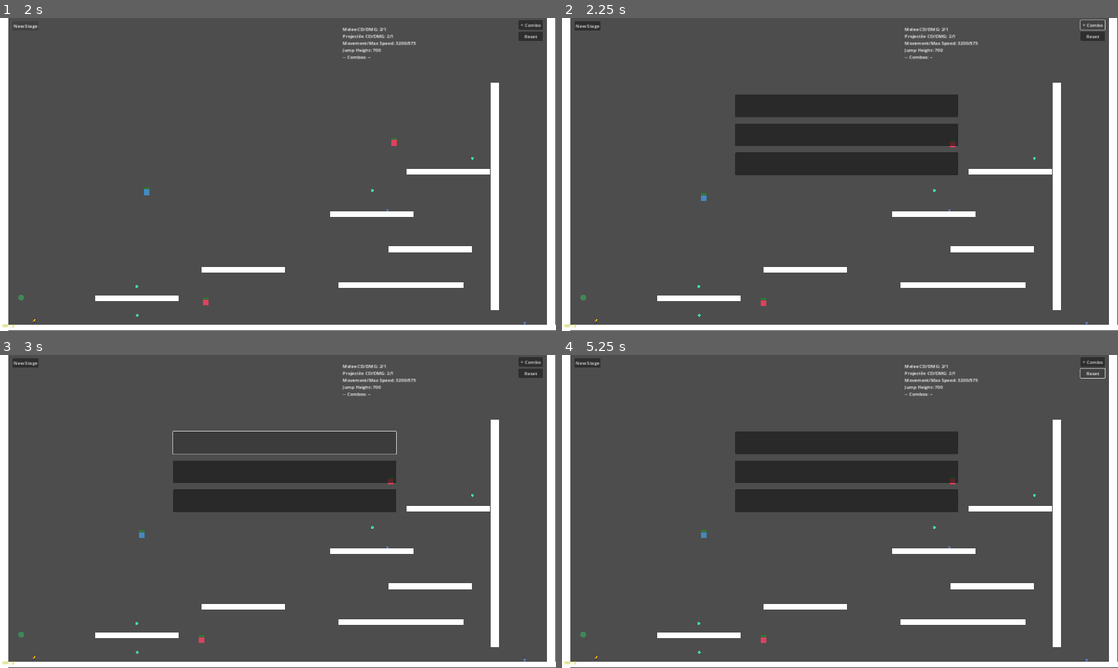
Above: before the commit, frames 1-4 (two rows, left to right).
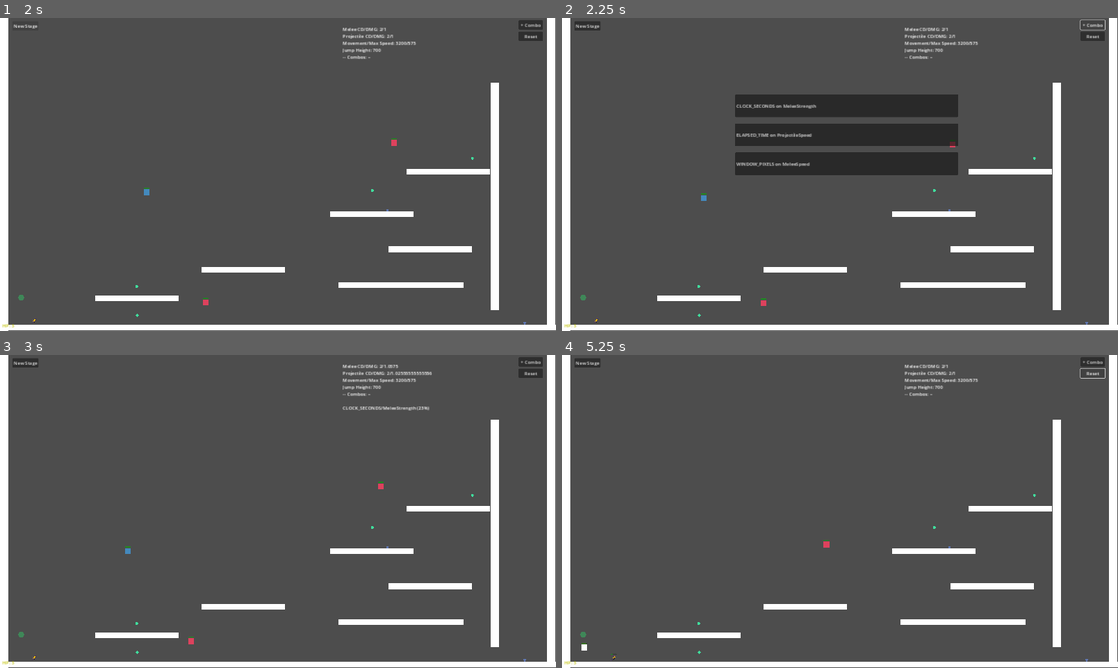
Above: after the commit, the same moments.

Repository: francoislg/broken-roguelike
Game: Godot game, scene res://Scene.tscn
Two runs of this game, one before a commit and one after it. Both use one fixed random seed, a clock stepped at 60 frames per second and the inputs below.
Inputs (mouse positions are in pixels of both pictures, inside the frame that each line leads up to):
- Up to frame 1 (2 s): click "New Stage" at 0.5 s; click "New Stage" at 1.25 s
- Up to frame 2 (2.25 s): click "+ Combo" at 2 s
- Up to frame 3 (3 s): click (283, 442) at 2.75 s
- Up to frame 4 (5.25 s): click (845, 470) at 3.52 s; click (845, 502) at 4.27 s; click "Reset" at 5 s

Frame 1 is identical in both runs. In frame 2, 0.4% of the frame differs, in the area x 31-46%, y 27-48%; in frame 3, 6.3%; in frame 4, 8.8%, in the area x 3-72%, y 24-98%.
Error before the commit: Parse Error: Static function "window_get_real_size()" not found in base "GDScriptNativeClass". (res://GlobalState.gd:108)
Error after the commit: Trying to assign an array of type "Array" to a variable of type "Array[Combo]". (res://Combos/ComboMenu.tscn::GDScript_20hiy:33)

Commit message:
Bump to beta 9

Diff:
--- a/GlobalState.gd
+++ b/GlobalState.gd
@@ -105,7 +105,7 @@
 	emit_signal('state_updated')
 
 func updateWindowPixels():
-	var size = DisplayServer.window_get_real_size();
+	var size = DisplayServer.window_get_max_size();
 	state[States.WINDOW_PIXELS] = size.x * size.y;
 
 func updateInternetSpeed():
